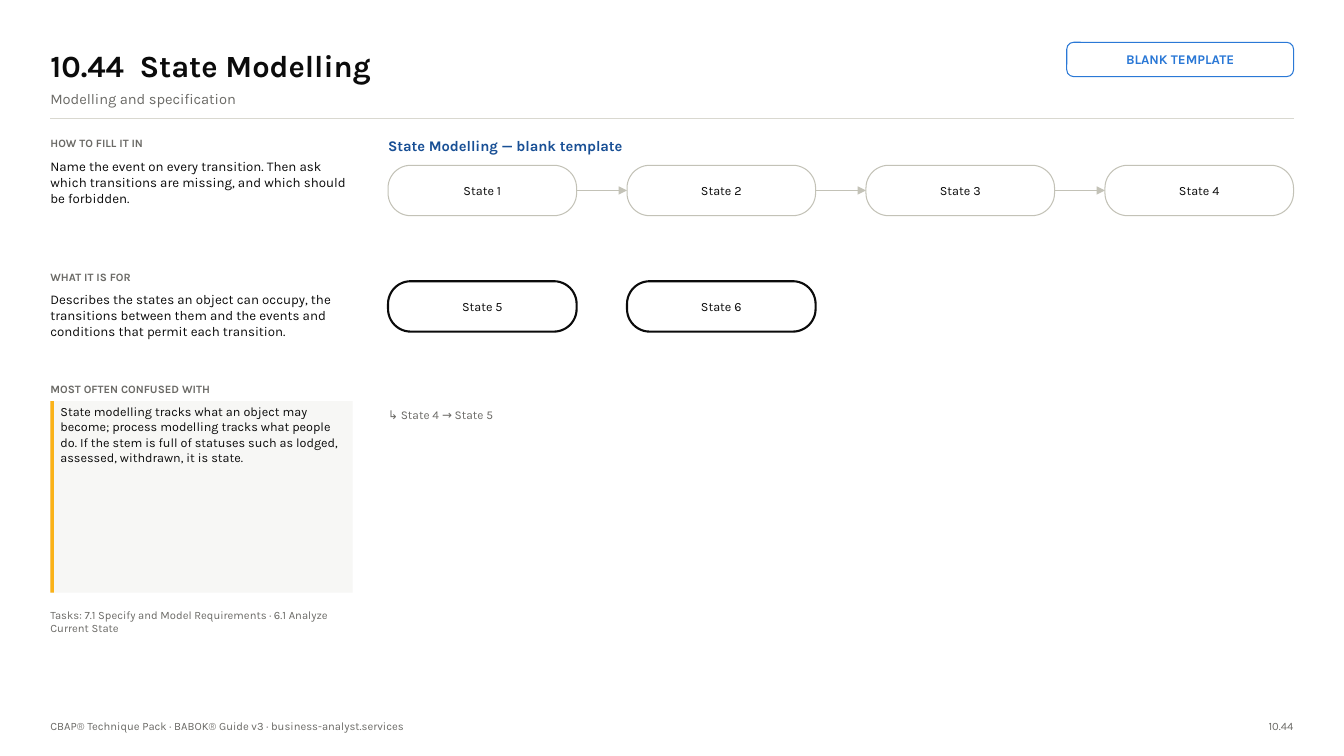
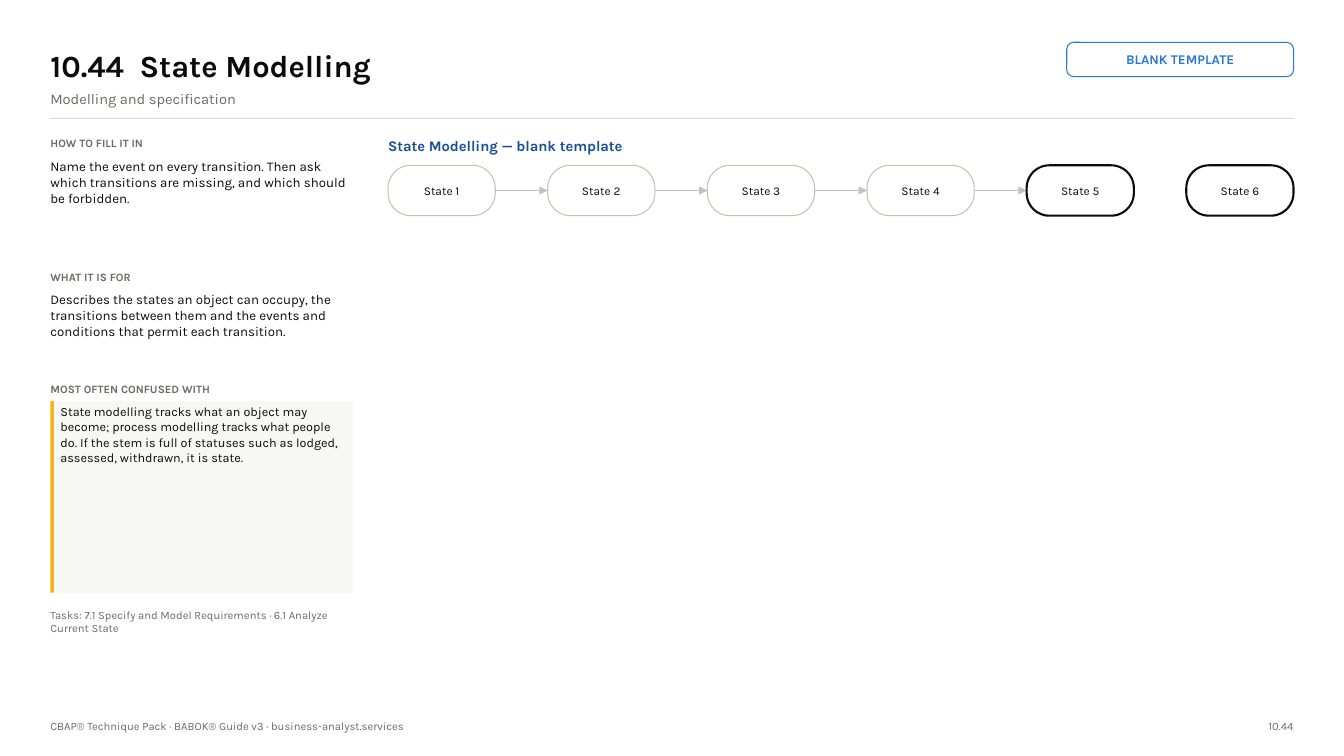
Before and after one commit to Business-Analyst-Services/cbap-exam-simulator, a slide deck: slide 98 of CBAP-Technique-Pack.pptx. Drawn at 1344x756 pixels with LibreOffice and Linux fonts; fonts in the diff are those of the drawing. Boxes give left, top, right and bottom in pixels: in the first picture for what was removed or moved away, otherwise in the second. Text is boxed around its words. In the diff, an @@ line names an element or a change of style, - is before the commit and + after.

```diff
--- a/CBAP-Technique-Pack.pptx
+++ b/CBAP-Technique-Pack.pptx
@@ rounded rectangle "State 1": place and size @@
-rounded rectangle "State 1" at <box>388,165,577,216</box>
+rounded rectangle "State 1" at <box>388,165,495,216</box>
@@ rounded rectangle "State 2": place and size @@
-rounded rectangle "State 2" at <box>627,165,816,216</box>
+rounded rectangle "State 2" at <box>547,165,654,216</box>
@@ rounded rectangle "State 3": place and size @@
-rounded rectangle "State 3" at <box>866,165,1055,216</box>
+rounded rectangle "State 3" at <box>708,165,815,216</box>
@@ rounded rectangle "State 4": place and size @@
-rounded rectangle "State 4" at <box>1105,165,1294,216</box>
+rounded rectangle "State 4" at <box>867,165,974,216</box>
@@ rounded rectangle "State 5": place and size @@
-rounded rectangle "State 5" at <box>388,281,577,332</box>
+rounded rectangle "State 5" at <box>1027,165,1134,216</box>
@@ size 9 to 8.5 pt in 6 elements at <box>388,165,495,216</box>, <box>547,165,654,216</box>, <box>708,165,815,216</box>, <box>867,165,974,216</box>, <box>1027,165,1134,216</box>, <box>1187,165,1294,216</box> @@
@@ rounded rectangle "State 6": place and size @@
-rounded rectangle "State 6" at <box>627,281,816,332</box>
+rounded rectangle "State 6" at <box>1187,165,1294,216</box>
@@ arrow added from (495, 191) to (547, 191), #C3C2B7 1 pt @@
@@ arrow moved from (577, 191) - (627, 191) to (655, 191) - (708, 191) @@
@@ arrow moved from (1055, 191) - (1105, 191) to (975, 191) - (1027, 191) @@
@@ text removed at <box>401,411,493,419</box> @@
-↳ State 4 → State 5
```
Also in this commit, not shown: 1 other slide changed, 1 other file.
